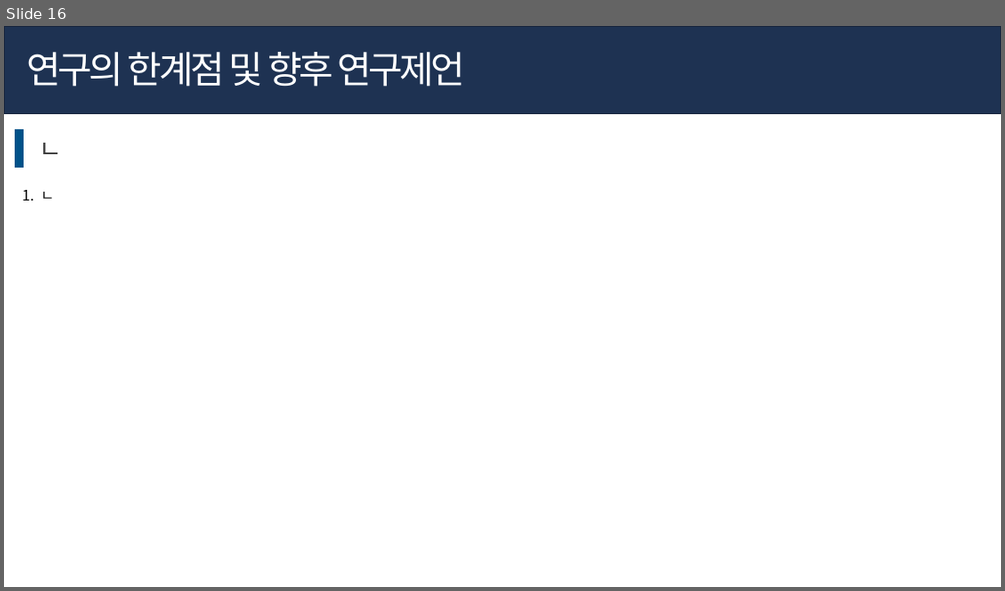
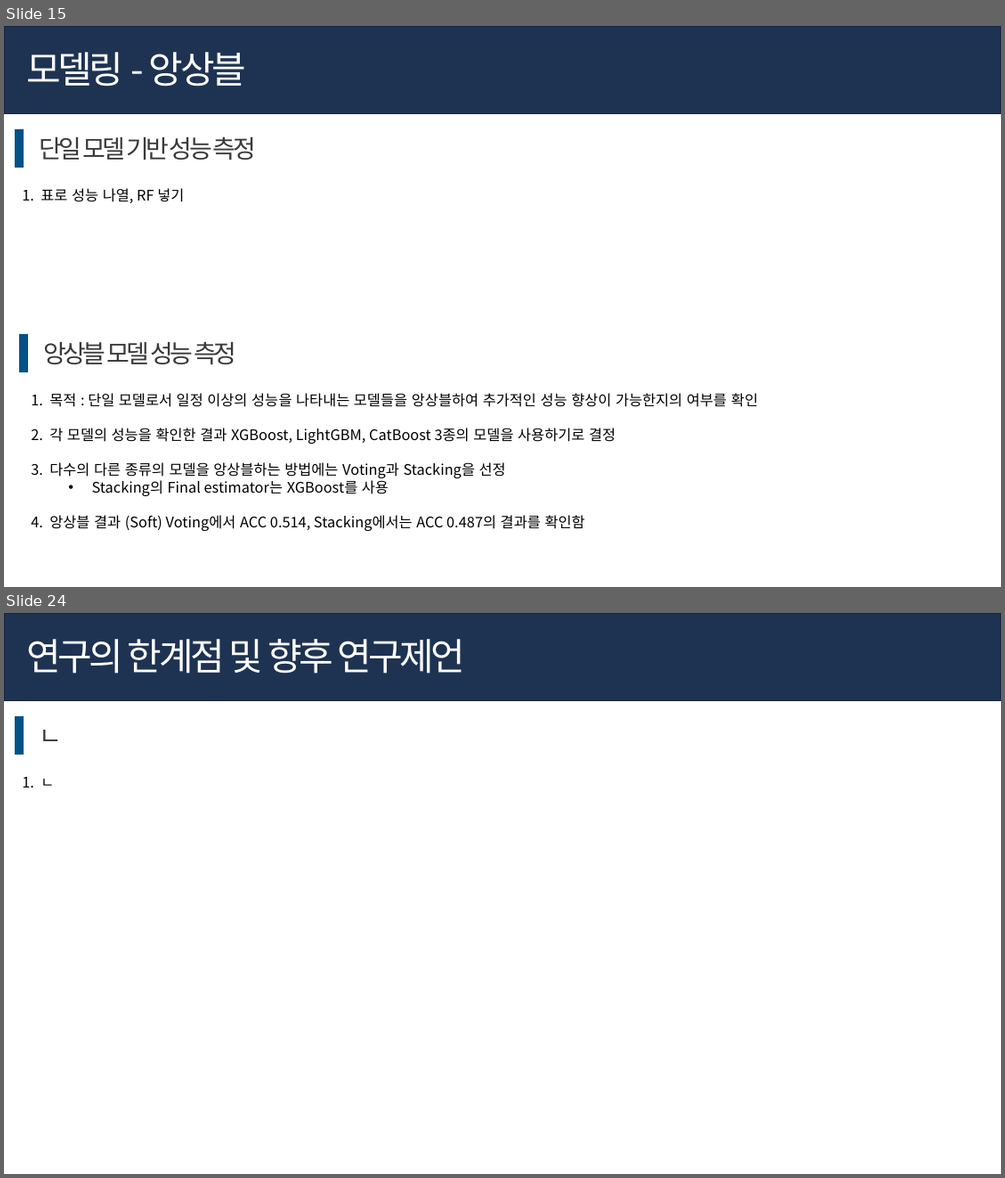
Before and after one commit to hyk2202/mega_final_project, a slide deck: ppt_김한열.pptx. Shown one above the other, each under a label of ours: slide 16 before the commit, slides 15 and 24 after it; the slides between them are not shown. The pictures are 1005x591 and 1005x1178 pixels, drawn with LibreOffice and Linux fonts; fonts in the diff are those of the drawing. Boxes give left, top, right and bottom in pixels: in the first picture for what was removed or moved away, otherwise in the second. Text is boxed around its words. In the diff, an @@ line names an element or a change of style, - is before the commit and + after.

```diff
--- a/ppt_김한열.pptx
+++ b/ppt_김한열.pptx
@@ slide 15 added at (4,26,1001,587), background #FFFFFF @@
@@ rectangle added at (4,26,1001,114), fill #1E3252, outline #16253D 1 pt @@
@@ text added at (26,52,246,86), 36 pt, text #FFFFFF @@
+모델링 - 앙상블
@@ rectangle added at (15,129,24,168), fill #005289 @@
@@ text added at (39,136,256,160), 24 pt, text #393939 @@
+단일 모델 기반 성능 측정
@@ text added at (40,188,184,203), 14 pt, text #000000 @@
+1. 표로 성능 나열, RF 넣기
@@ rectangle added at (19,334,28,372), fill #005289 @@
@@ text added at (43,341,236,364), 24 pt, text #393939 @@
+앙상블 모델 성능 측정
@@ text added at (49,393,758,531), 14 pt, text #000000 @@
+1. 목적 : 단일 모델로서 일정 이상의 성능을 나타내는 모델들을 앙상블하여 추가적인 성능 향상이 가능한지의 여부를 확인
+2. 각 모델의 성능을 확인한 결과 XGBoost, LightGBM, CatBoost 3종의 모델을 사용하기로 결정
+3. 다수의 다른 종류의 모델을 앙상블하는 방법에는 Voting과 Stacking을 선정
+  • Stacking의 Final estimator는 XGBoost를 사용
+4. 앙상블 결과 (Soft) Voting에서 ACC 0.514, Stacking에서는 ACC 0.487의 결과를 확인함
@@ what was slide 16 is now slide 24 @@
```
Also in this commit, not shown: 8 slides changed, 7 other slides added, 9 other files.
